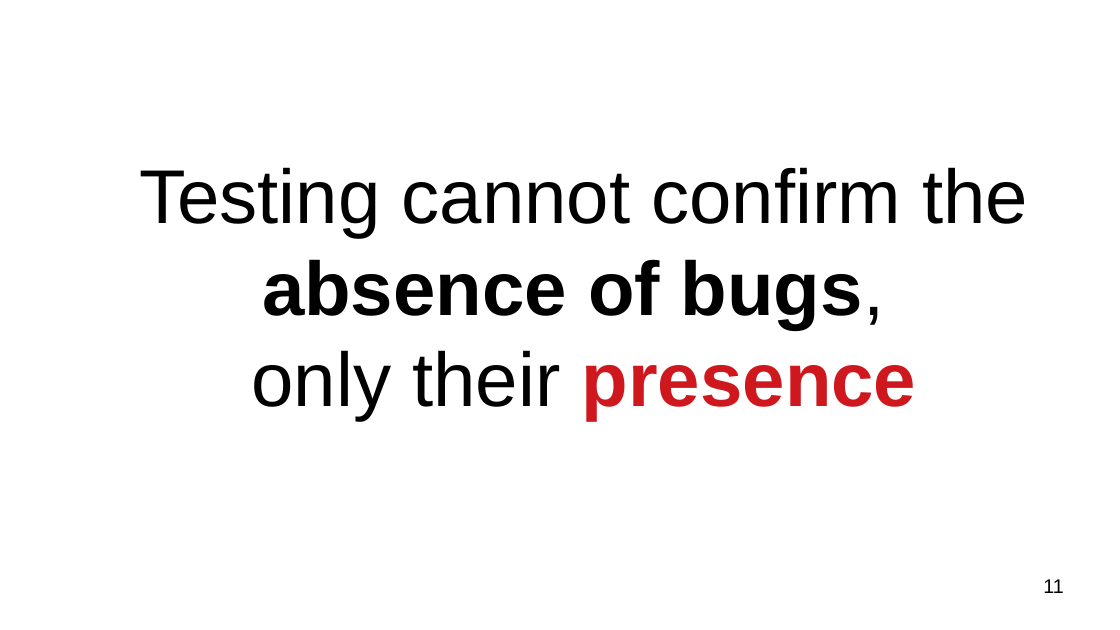
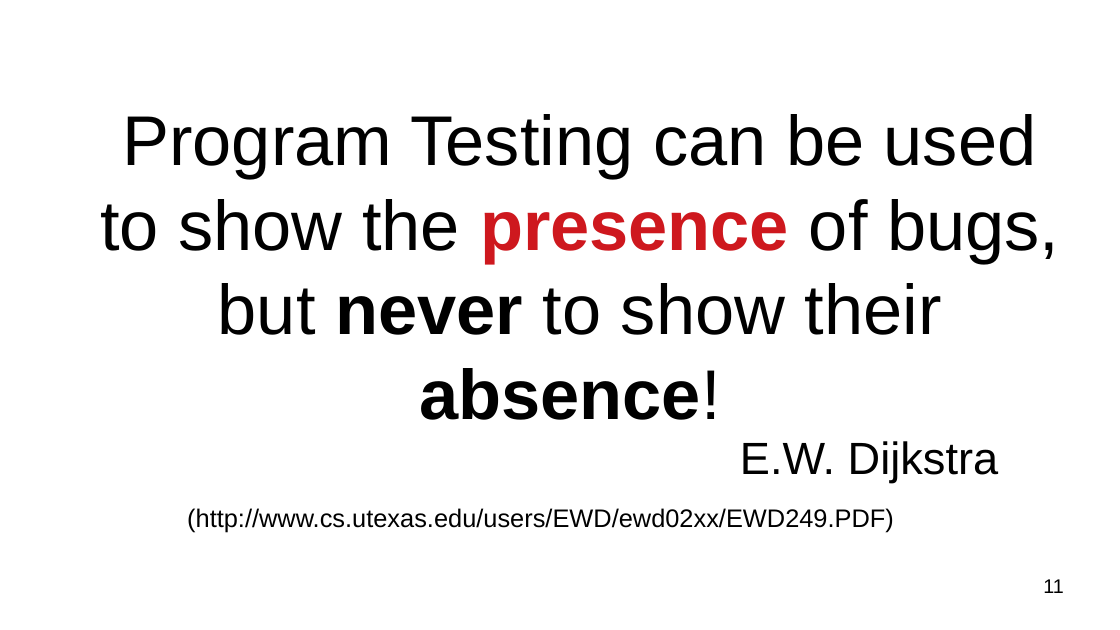
Before and after one commit to nvamelichev/hse-java-spring-2022, a slide deck: slide 11 of 5_testing/5_testing.odp. Drawn at 1120x630 pixels with LibreOffice and Linux fonts; fonts in the diff are those of the drawing. Boxes give left, top, right and bottom in pixels: in the first picture for what was removed or moved away, otherwise in the second. Text is boxed around its words. In the diff, an @@ line names an element or a change of style, - is before the commit and + after.

Commit message:
Updated testing presentation

```diff
--- a/5_testing/5_testing.odp
+++ b/5_testing/5_testing.odp
@@ text at (x1=100, y1=114, x2=1059, y2=420): text changed; size 54 to 50 pt @@
-Testing cannot confirm the absence of bugs,
-only their presence
+Program Testing can be used to show the presence of bugs,
+but never to show their absence!
@@ text added at (x1=740, y1=441, x2=998, y2=482), 32 pt, text #000000 @@
+E.W. Dijkstra
@@ text added at (x1=187, y1=508, x2=894, y2=533), 18 pt, text #000000 @@
+(http://www.cs.utexas.edu/users/EWD/ewd02xx/EWD249.PDF)
```
Also in this commit, not shown: 4 other slides changed, 2 other files.
